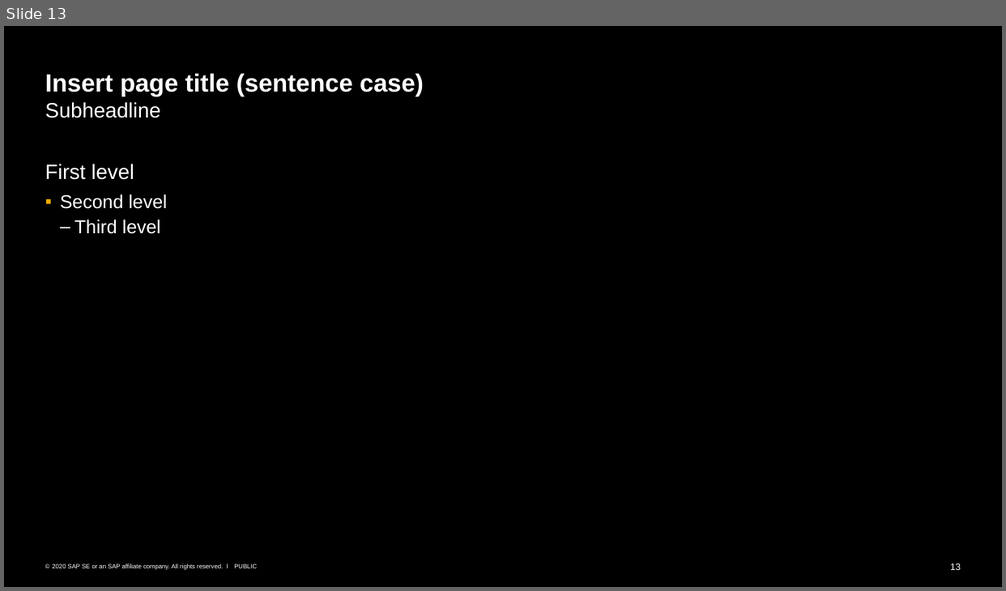
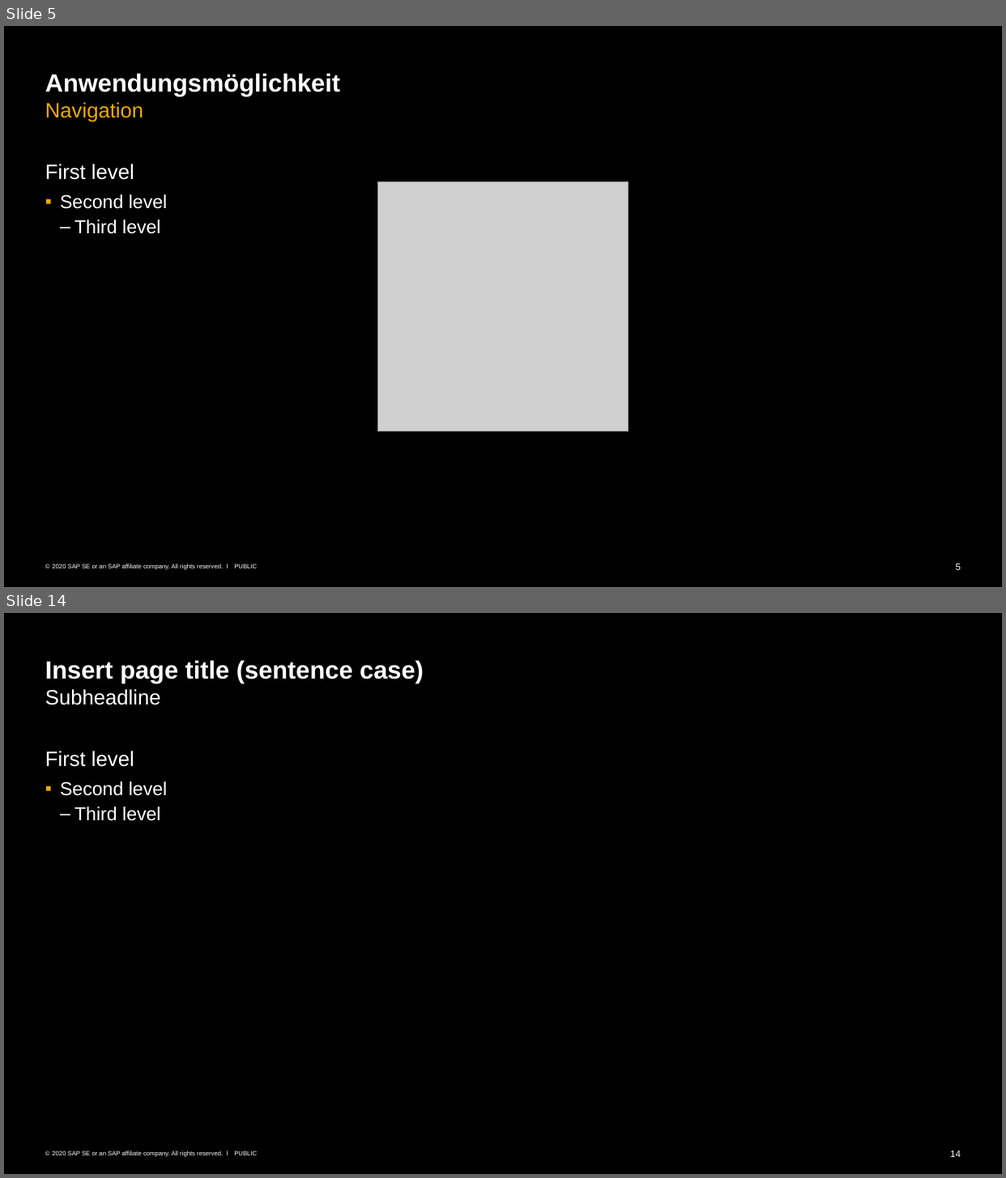
Before and after one commit to Andre-Gilbert/Dijkstra-Shortest-Path, a slide deck: docs/ALG_7_Graphen_Dijkstra.pptx. Shown one above the other, each under a label of ours: slide 13 before the commit, slides 5 and 14 after it; the slides between them are not shown. The pictures are 1006x591 and 1006x1178 pixels, drawn with LibreOffice and Linux fonts; fonts in the diff are those of the drawing; grey boxes stand for pictures. Boxes give left, top, right and bottom in pixels: in the first picture for what was removed or moved away, otherwise in the second. Text is boxed around its words. In the diff, an @@ line names an element or a change of style, - is before the commit and + after.

```diff
--- a/docs/ALG_7_Graphen_Dijkstra.pptx
+++ b/docs/ALG_7_Graphen_Dijkstra.pptx
@@ slide 5 added at (x1=4, y1=26, x2=1002, y2=587), background #000000; not listed: 3 template elements that a slide beside it also shows @@
@@ title added at (x1=45, y1=73, x2=340, y2=122), 24 pt, text #FFFFFF, bold @@
+Anwendungsmöglichkeit
+Navigation
@@ text added at (x1=45, y1=164, x2=167, y2=234), 18 pt, text #FFFFFF @@
+First level
+  ▪ Second level
+    – Third level
@@ picture added at (x1=378, y1=182, x2=628, y2=432) @@
@@ what was slide 13 is now slide 14 @@
@@ page number at (x1=950, y1=1151, x2=961, y2=1157): text changed @@
-13
+14
```
Also in this commit, not shown: 5 slides changed, 14 other slides added, 17 slides removed.
